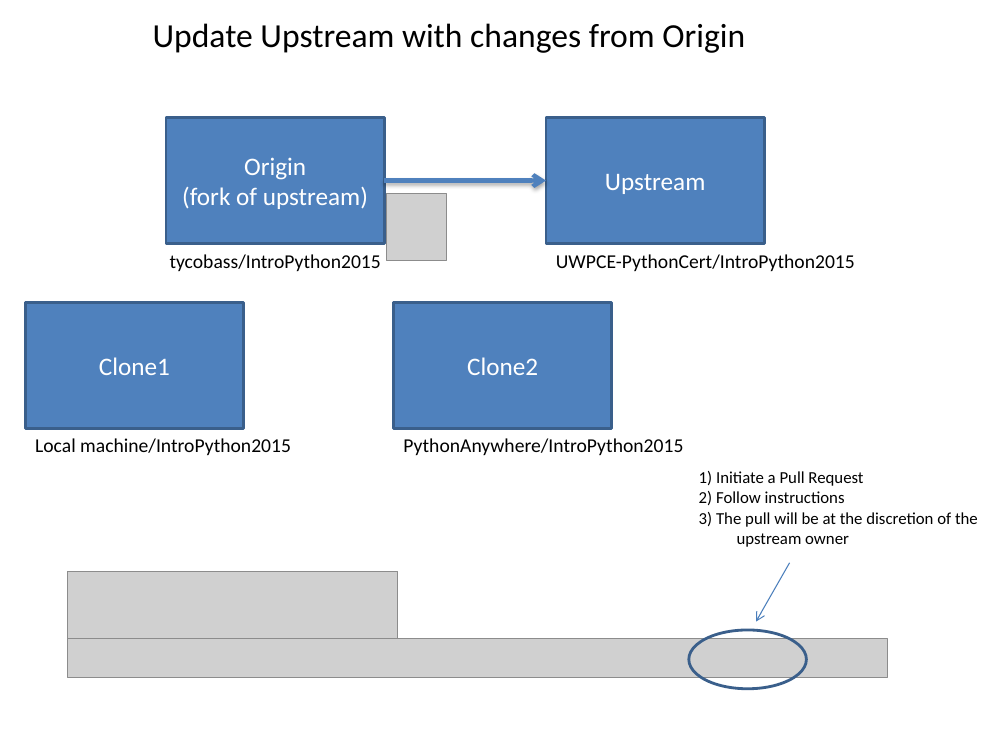
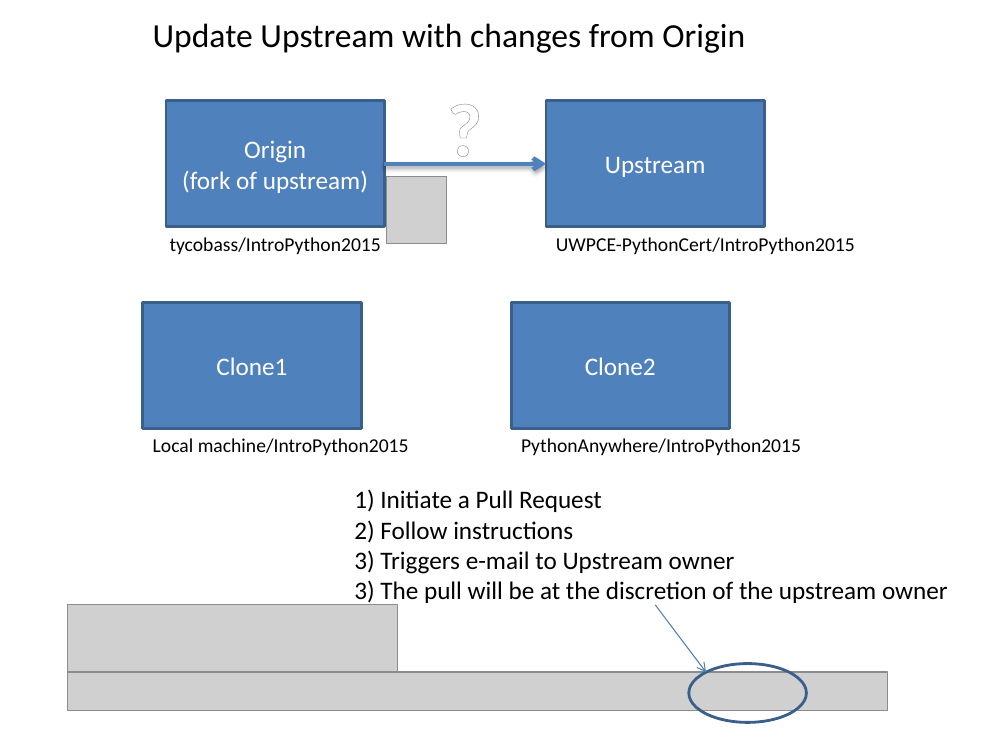
Before and after one commit to UWPCE-PythonCert/IntroToPython-2014, a slide deck: slide 10 of students/eric_v/debris/Using_git.pptx (slide 8 before the commit). Drawn at 1008x756 pixels with LibreOffice and Linux fonts; fonts in the diff are those of the drawing; grey boxes stand for pictures. Boxes give left, top, right and bottom in pixels: in the first picture for what was removed or moved away, otherwise in the second. Text is boxed around its words. In the diff, an @@ line names an element or a change of style, - is before the commit and + after.

```diff
--- a/students/eric_v/debris/Using_git.pptx
+++ b/students/eric_v/debris/Using_git.pptx
@@ text added at [436, 76, 492, 177], 54 pt, text gradient #FFFFFF to #7F7F7F, bold @@
+?
@@ 2 rectangles, 2 texts, 1 arrow: place and size @@
-2 rectangles, 2 texts, 1 arrow at [166, 118, 855, 271]
+2 rectangles, 2 texts, 1 arrow at [166, 101, 855, 254]
@@ picture: place and size @@
-picture at [386, 194, 447, 261]
+picture at [386, 176, 447, 244]
@@ 2 rectangles, 2 texts: place and size @@
-2 rectangles, 2 texts at [25, 302, 683, 455]
+2 rectangles, 2 texts at [143, 302, 801, 455]
@@ text "1) Initiate a Pull Request": place and size @@
-text "1) Initiate a Pull Request" at [699, 471, 978, 547]
+text "1) Initiate a Pull Request" at [354, 489, 948, 606]
@@ text at [354, 489, 948, 606]: size 12 to 18 pt in "1) Initiate a Pull Request", "2) Follow instructions", "3) The pull will be at the ..." @@
@@ text at [354, 550, 735, 574]: paragraph added @@
+3) Triggers e-mail to Upstream owner
@@ arrow moved from (789, 562) - (756, 622) to (655, 605) - (706, 672) @@
@@ 2 pictures, 1 ellipse: place and size @@
-2 pictures, 1 ellipse at [68, 572, 888, 688]
+2 pictures, 1 ellipse at [68, 605, 888, 722]
```
Also in this commit, not shown: 6 other slides changed, 3 slides added.
